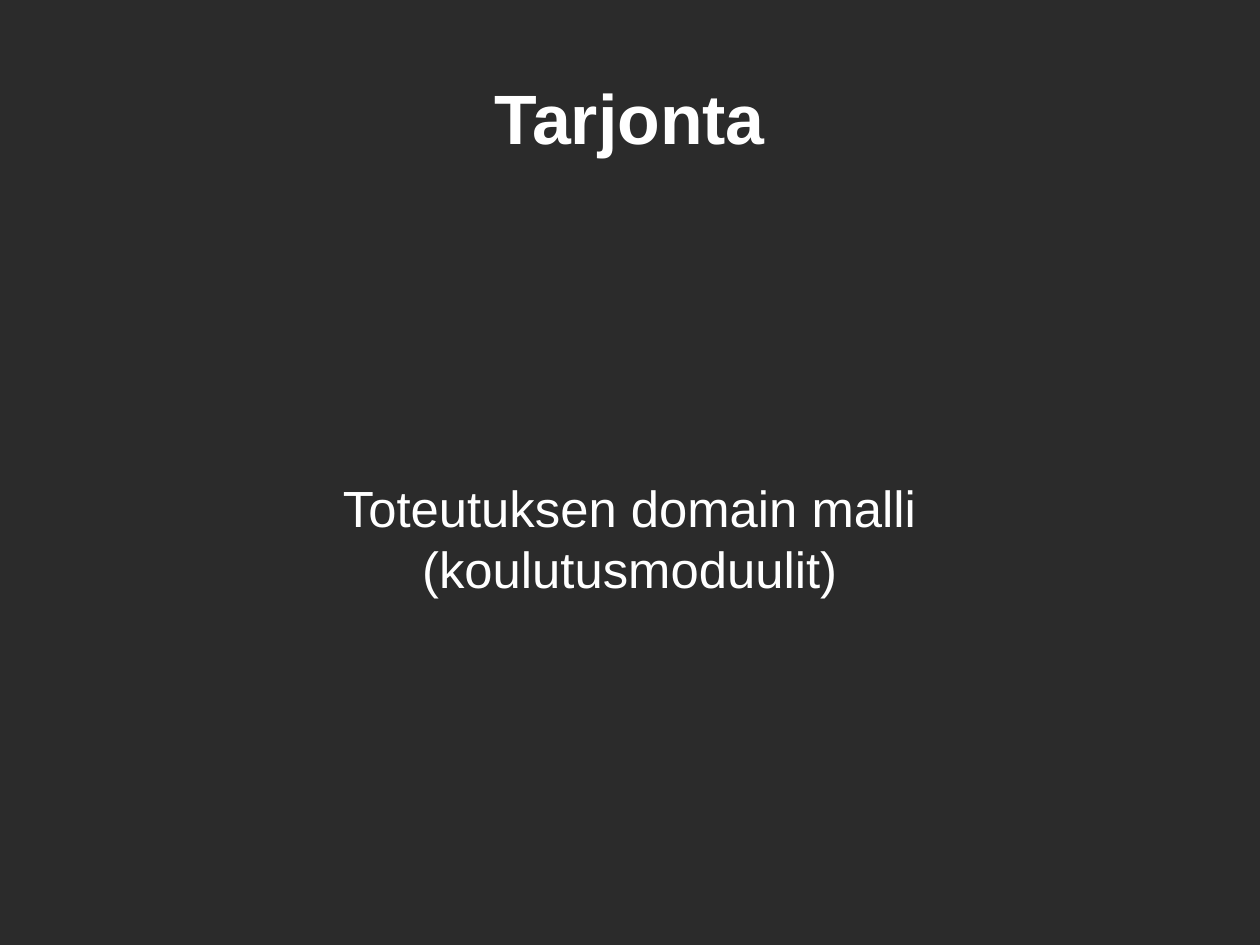
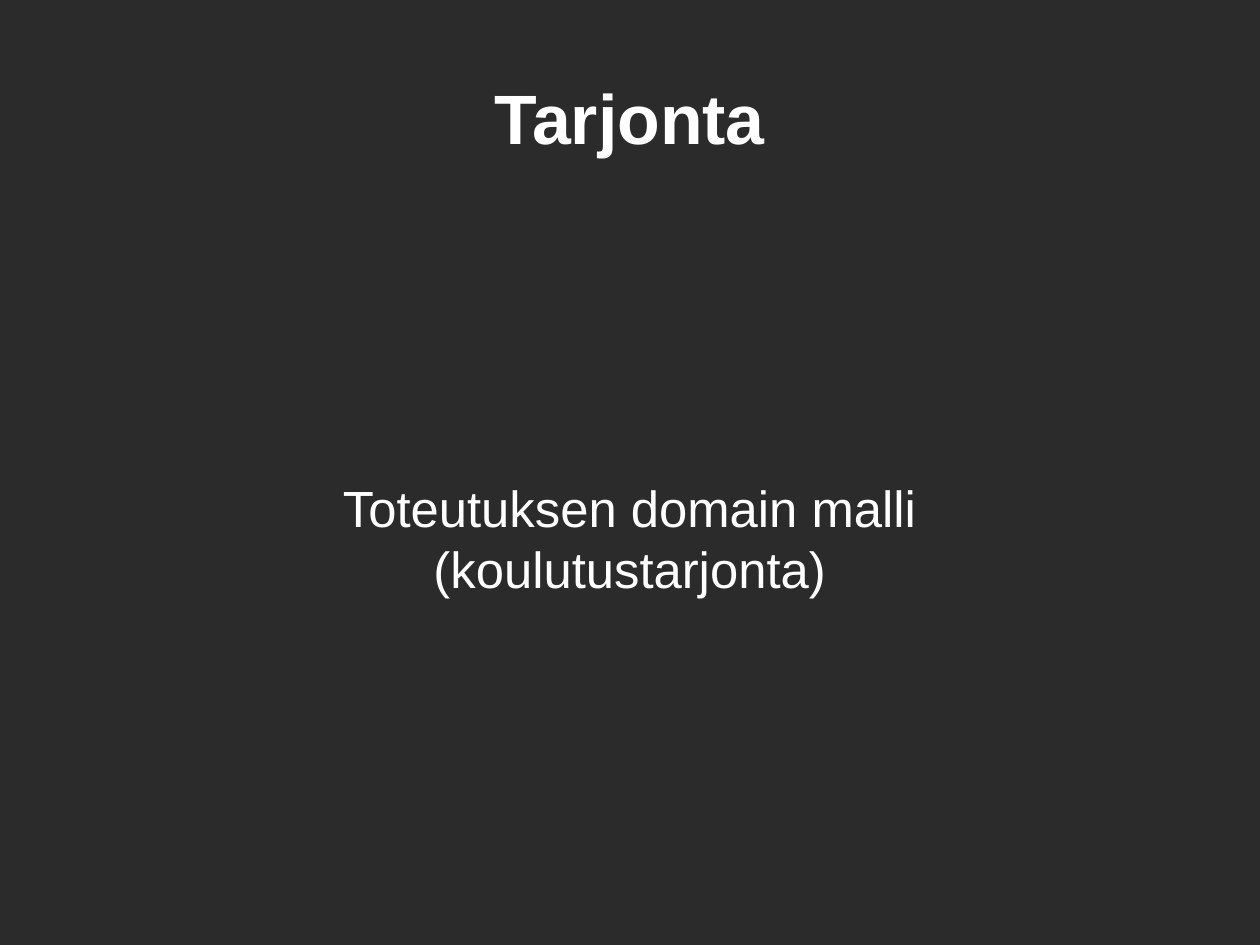
Before and after one commit to Opetushallitus/tarjonta, a slide deck: slide 1 of tarjonta-service/tarjonta-service.odp. Drawn at 1260x945 pixels with LibreOffice and Linux fonts; fonts in the diff are those of the drawing; background and template pictures are left out; a plain dark background stands for a picture behind light text. Boxes give left, top, right and bottom in pixels: in the first picture for what was removed or moved away, otherwise in the second. Text is boxed around its words. In the diff, an @@ line names an element or a change of style, - is before the commit and + after.

```diff
--- a/tarjonta-service/tarjonta-service.odp
+++ b/tarjonta-service/tarjonta-service.odp
@@ subtitle at (433,551,825,599): text changed @@
-(koulutusmoduulit)
+(koulutustarjonta)
```
Also in this commit, not shown: 1 other slide changed, 35 other files.
